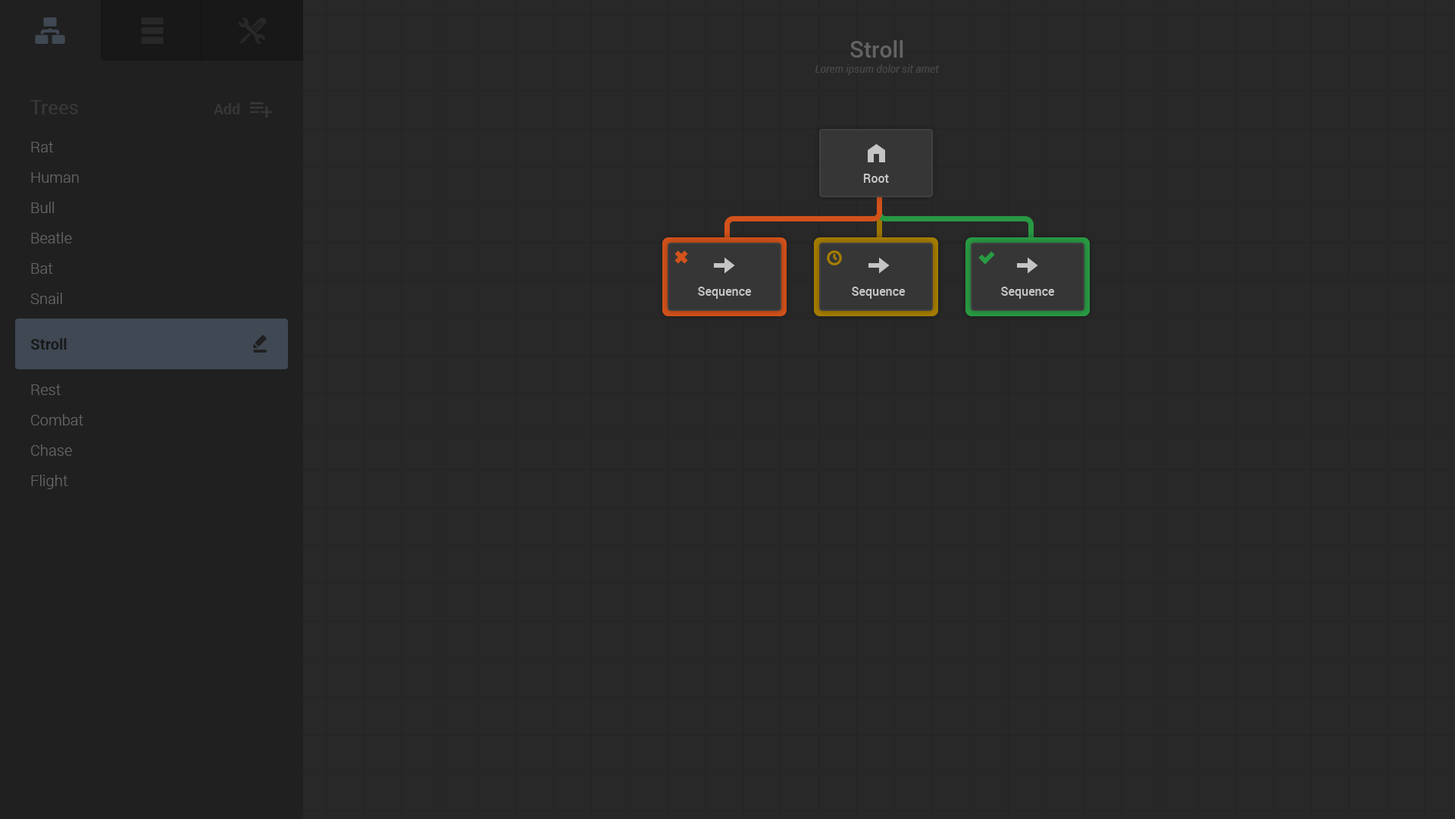
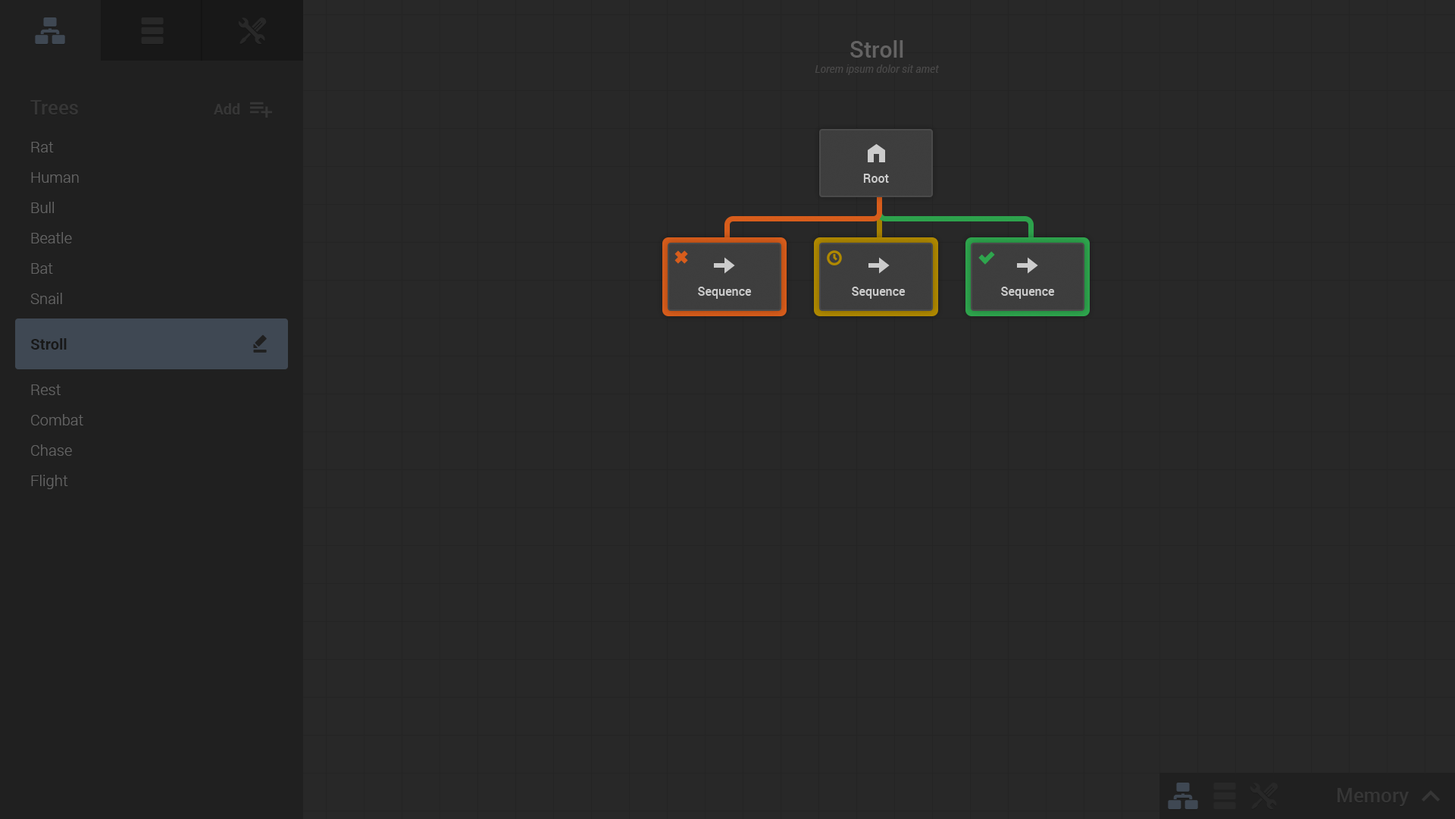
Layers edited between the first and the second w=1455, h=819 image:
added group "icons" (1st of 2) with 6 layers above "keyboard_arrow_up" over [1168, 782, 1279, 810]
added group "trees" (1st of 3, in "icons") with 3 layers in group "icons" over [1168, 782, 1199, 809]
added layer "link" (2nd of 4, in "icons" › "trees") in group "trees" over [1174, 795, 1192, 800]
added layer "nodes" (1st of 5, in "icons" › "trees") in group "trees" over [1168, 782, 1199, 809]
added layer "nodes" (2nd of 5, in "icons") in group "icons" over [1213, 782, 1237, 809]
added layer "wrench" (1st of 2, in "icons") in group "icons" over [1249, 782, 1279, 810]
added layer "keyboard_arrow_up" above "Memory panel" over [1421, 789, 1441, 802]
added layer "Memory panel" above "bg copy" over [1337, 787, 1410, 806]
added layer "bg copy" above "bar trees" over [1159, 772, 1455, 819]
painted on "tree-01" over [662, 128, 1090, 317]
